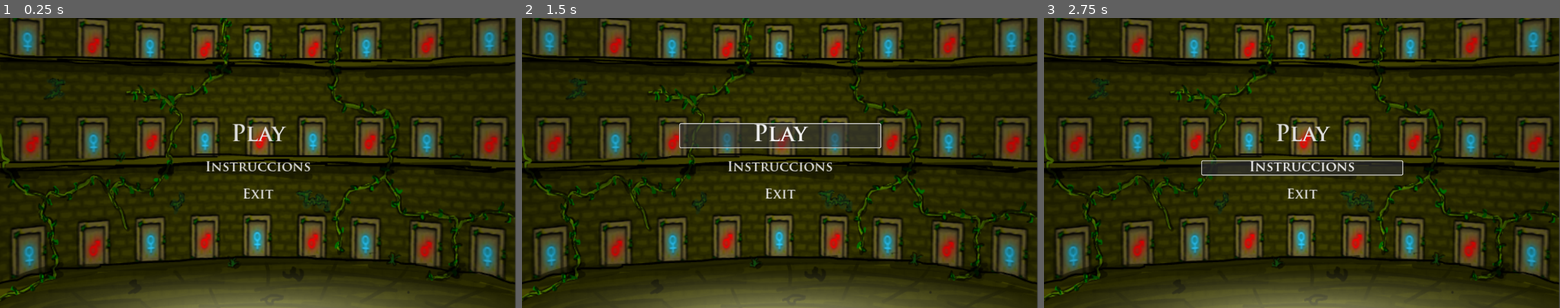
Above: before the commit, frames 1-3 (left to right).
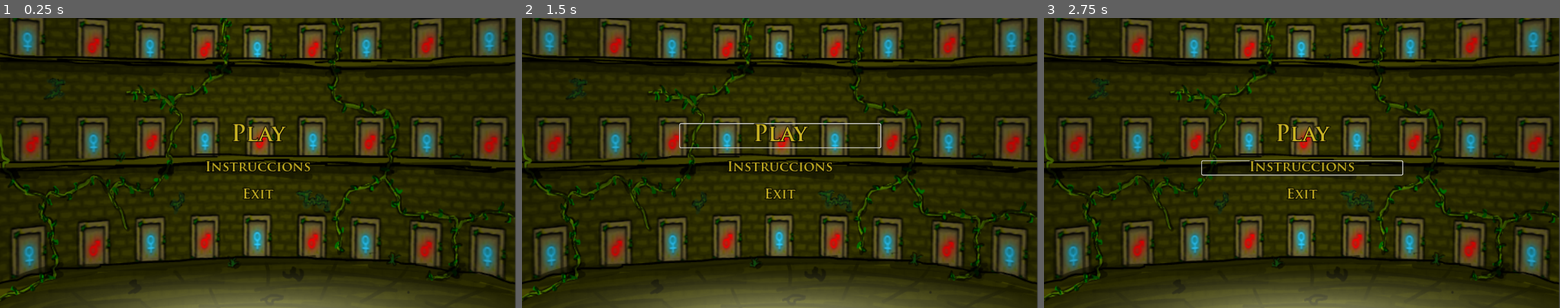
Above: after the commit, the same moments.

Repository: Alexrupa27/FireBoy-WaterGirlGodot
Game: Godot game, scene res://ESCENAS/control.tscn
Same seed, same stepped clock (60 frames per second), same inputs: the game is played once before the commit and once after it. The project has no main scene, so this scene is started directly.
Inputs:
- Up to frame 1 (0.25 s): no input
- Up to frame 2 (1.5 s): click "Play" at 0.5 s; click "Play" at 1.25 s
- Up to frame 3 (2.75 s): click "Instruccions" at 2 s

The runs differ from the first frame. In frame 1, 0.8% of the frame differs, in the area x 39-61%, y 36-63%; in frame 2, 3.0%, in the area x 30-70%, y 36-63%; in frame 3, 2.2%.

Commit message:
Colores botones y tilemap

Diff:
--- a/ESCENAS/control.tscn
+++ b/ESCENAS/control.tscn
@@ -1,8 +1,9 @@
-[gd_scene load_steps=7 format=3 uid="uid://d1fgi0rj82mmg"]
+[gd_scene load_steps=8 format=3 uid="uid://d1fgi0rj82mmg"]
 
 [ext_resource type="Texture2D" uid="uid://b5va2jfepv677" path="res://ASSETS/217375 (1).png" id="1_0utki"]
 [ext_resource type="Script" path="res://SCRIPT/control.gd" id="1_3aq1a"]
 [ext_resource type="FontFile" uid="uid://5nhc2tevb36g" path="res://FONTS/trajanpro-bold.otf" id="2_2dfap"]
+[ext_resource type="Theme" uid="uid://bxod4iaek16su" path="res://Themes/ButtonMenuTheme.tres" id="3_xebcb"]
 
 [sub_resource type="StyleBoxFlat" id="StyleBoxFlat_iic4s"]
 bg_color = Color(0.6, 0.6, 0.6, 0)
@@ -51,6 +52,7 @@
 
 [node name="Play" type="Button" parent="VBoxContainer"]
 layout_mode = 2
+theme = ExtResource("3_xebcb")
 theme_override_fonts/font = ExtResource("2_2dfap")
 theme_override_font_sizes/font_size = 50
 theme_override_styles/normal = SubResource("StyleBoxFlat_iic4s")
@@ -58,6 +60,7 @@
 
 [node name="Instruccions" type="Button" parent="VBoxContainer"]
 layout_mode = 2
+theme = ExtResource("3_xebcb")
 theme_override_fonts/font = ExtResource("2_2dfap")
 theme_override_font_sizes/font_size = 30
 theme_override_styles/normal = SubResource("StyleBoxFlat_vaiph")
@@ -65,6 +68,7 @@
 
 [node name="Exit" type="Button" parent="VBoxContainer"]
 layout_mode = 2
+theme = ExtResource("3_xebcb")
 theme_override_fonts/font = ExtResource("2_2dfap")
 theme_override_font_sizes/font_size = 30
 theme_override_styles/normal = SubResource("StyleBoxFlat_s8p3o")
--- /dev/null
+++ b/Themes/ButtonMenuTheme.tres
@@ -0,0 +1,77 @@
+[gd_resource type="Theme" load_steps=6 format=3 uid="uid://bxod4iaek16su"]
+
+[ext_resource type="FontFile" uid="uid://5nhc2tevb36g" path="res://FONTS/trajanpro-bold.otf" id="1_3nyo5"]
+
+[sub_resource type="StyleBoxFlat" id="StyleBoxFlat_6oglm"]
+content_margin_left = 4.0
+content_margin_top = 4.0
+content_margin_right = 4.0
+content_margin_bottom = 4.0
+bg_color = Color(0.1, 0.1, 0.1, 0.3)
+corner_radius_top_left = 3
+corner_radius_top_right = 3
+corner_radius_bottom_right = 3
+corner_radius_bottom_left = 3
+corner_detail = 5
+
+[sub_resource type="StyleBoxFlat" id="StyleBoxFlat_81ir5"]
+content_margin_left = 4.0
+content_margin_top = 4.0
+content_margin_right = 4.0
+content_margin_bottom = 4.0
+draw_center = false
+corner_radius_top_left = 3
+corner_radius_top_right = 3
+corner_radius_bottom_right = 3
+corner_radius_bottom_left = 3
+corner_detail = 5
+
+[sub_resource type="StyleBoxFlat" id="StyleBoxFlat_cseor"]
+content_margin_left = 4.0
+content_margin_top = 4.0
+content_margin_right = 4.0
+content_margin_bottom = 4.0
+bg_color = Color(0.1, 0.1, 0.1, 0.6)
+corner_radius_top_left = 3
+corner_radius_top_right = 3
+corner_radius_bottom_right = 3
+corner_radius_bottom_left = 3
+corner_detail = 5
+
+[sub_resource type="StyleBoxFlat" id="StyleBoxFlat_5mbhn"]
+content_margin_left = 4.0
+content_margin_top = 4.0
+content_margin_right = 4.0
+content_margin_bottom = 4.0
+bg_color = Color(0, 0, 0, 0.6)
+corner_radius_top_left = 3
+corner_radius_top_right = 3
+corner_radius_bottom_right = 3
+corner_radius_bottom_left = 3
+corner_detail = 5
+
+[resource]
+Button/colors/font_color = Color(0.801068, 0.712353, 0.138433, 1)
+Button/colors/font_disabled_color = Color(0.875, 0.875, 0.875, 0.5)
+Button/colors/font_focus_color = Color(0.8, 0.713726, 0.137255, 1)
+Button/colors/font_hover_color = Color(0.8, 0.713726, 0.137255, 1)
+Button/colors/font_hover_pressed_color = Color(1, 1, 1, 1)
+Button/colors/font_outline_color = Color(0, 0, 0, 1)
+Button/colors/font_pressed_color = Color(1, 1, 1, 1)
+Button/colors/icon_disabled_color = Color(1, 1, 1, 0.4)
+Button/colors/icon_focus_color = Color(1, 1, 1, 1)
+Button/colors/icon_hover_color = Color(1, 1, 1, 1)
+Button/colors/icon_hover_pressed_color = Color(1, 1, 1, 1)
+Button/colors/icon_normal_color = Color(1, 1, 1, 1)
+Button/colors/icon_pressed_color = Color(1, 1, 1, 1)
+Button/constants/align_to_largest_stylebox = 0
+Button/constants/h_separation = 4
+Button/constants/icon_max_width = 0
+Button/constants/outline_size = 6
+Button/font_sizes/font_size = 16
+Button/fonts/font = ExtResource("1_3nyo5")
+Button/styles/disabled = SubResource("StyleBoxFlat_6oglm")
+Button/styles/focus = null
+Button/styles/hover = SubResource("StyleBoxFlat_81ir5")
+Button/styles/normal = SubResource("StyleBoxFlat_cseor")
+Button/styles/pressed = SubResource("StyleBoxFlat_5mbhn")
Binary file added: ASSETS/tileset.png
Not shown, added: ASSETS/tileset.png.import
